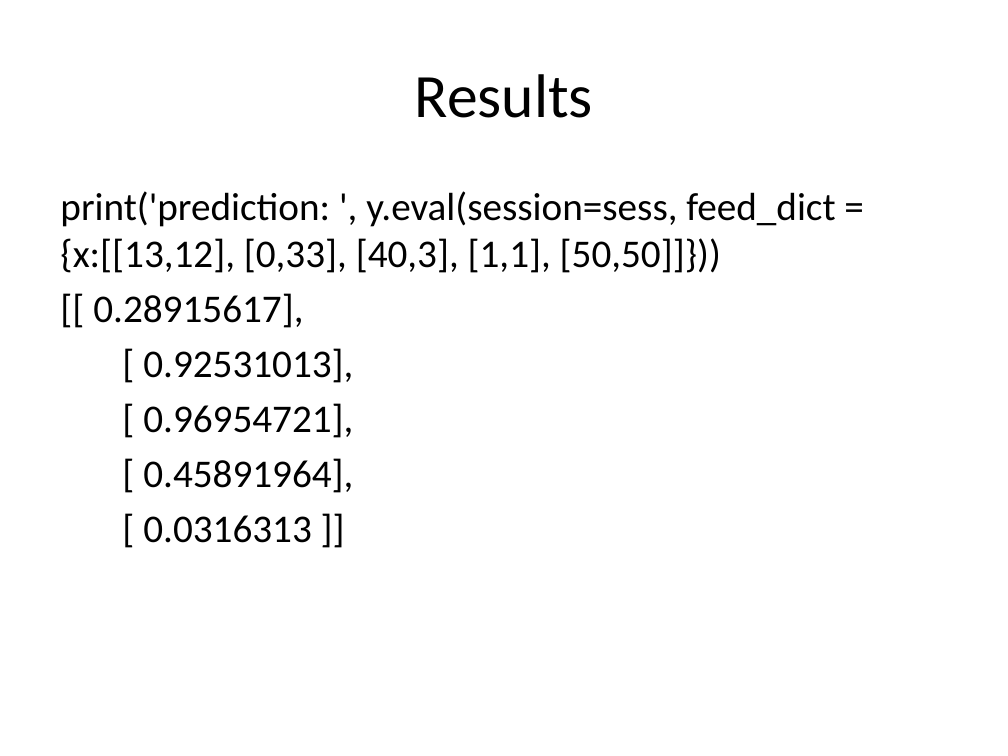
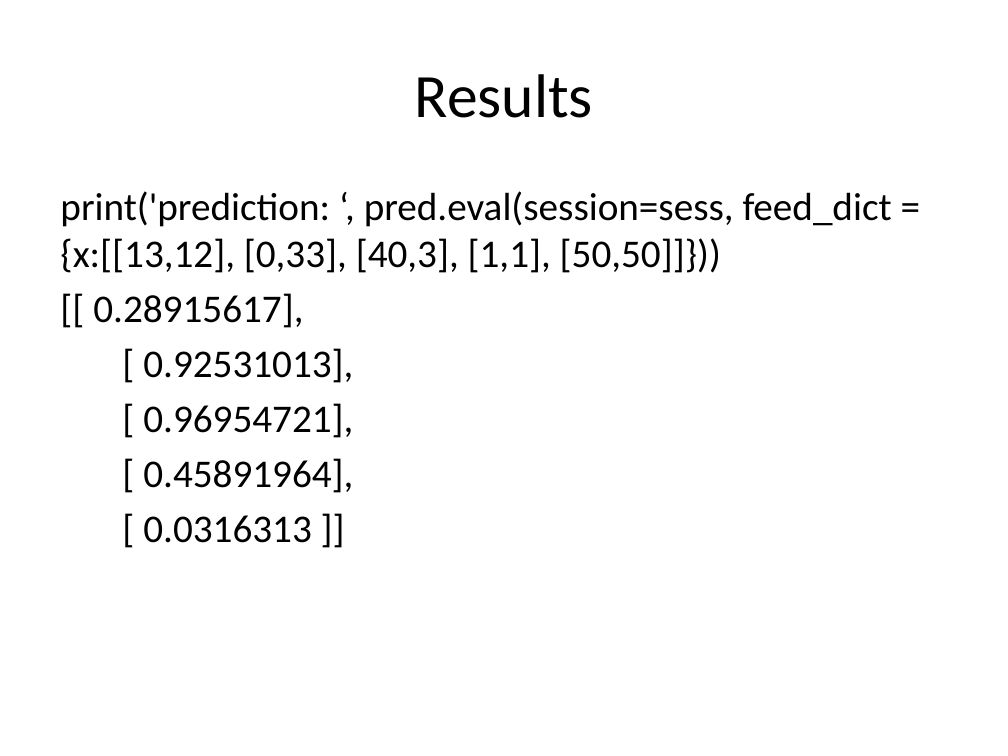
Before and after one commit to kggold4/computer-science-B.Sc-materials, a slide deck: slide 12 of year 3/Deep learning and Natural Language Processing/Lectures/6-Multilayer Perceptron.pptx. Drawn at 1008x756 pixels with LibreOffice and Linux fonts; fonts in the diff are those of the drawing. Boxes give left, top, right and bottom in pixels: in the first picture for what was removed or moved away, otherwise in the second. Text is boxed around its words. In the diff, an @@ line names an element or a change of style, - is before the commit and + after.

```diff
--- a/year 3/Deep learning and Natural Language Processing/Lectures/6-Multilayer Perceptron.pptx
+++ b/year 3/Deep learning and Natural Language Processing/Lectures/6-Multilayer Perceptron.pptx
@@ text at <box>60,191,892,273</box>: text changed @@
-print('prediction: ', y.eval(session=sess, feed_dict = {x:[[13,12], [0,33], [40,3], [1,1], [50,50]]}))
+print('prediction: ‘, pred.eval(session=sess, feed_dict = {x:[[13,12], [0,33], [40,3], [1,1], [50,50]]}))
```
Also in this commit, not shown: 2 other slides changed, 5 other files.
